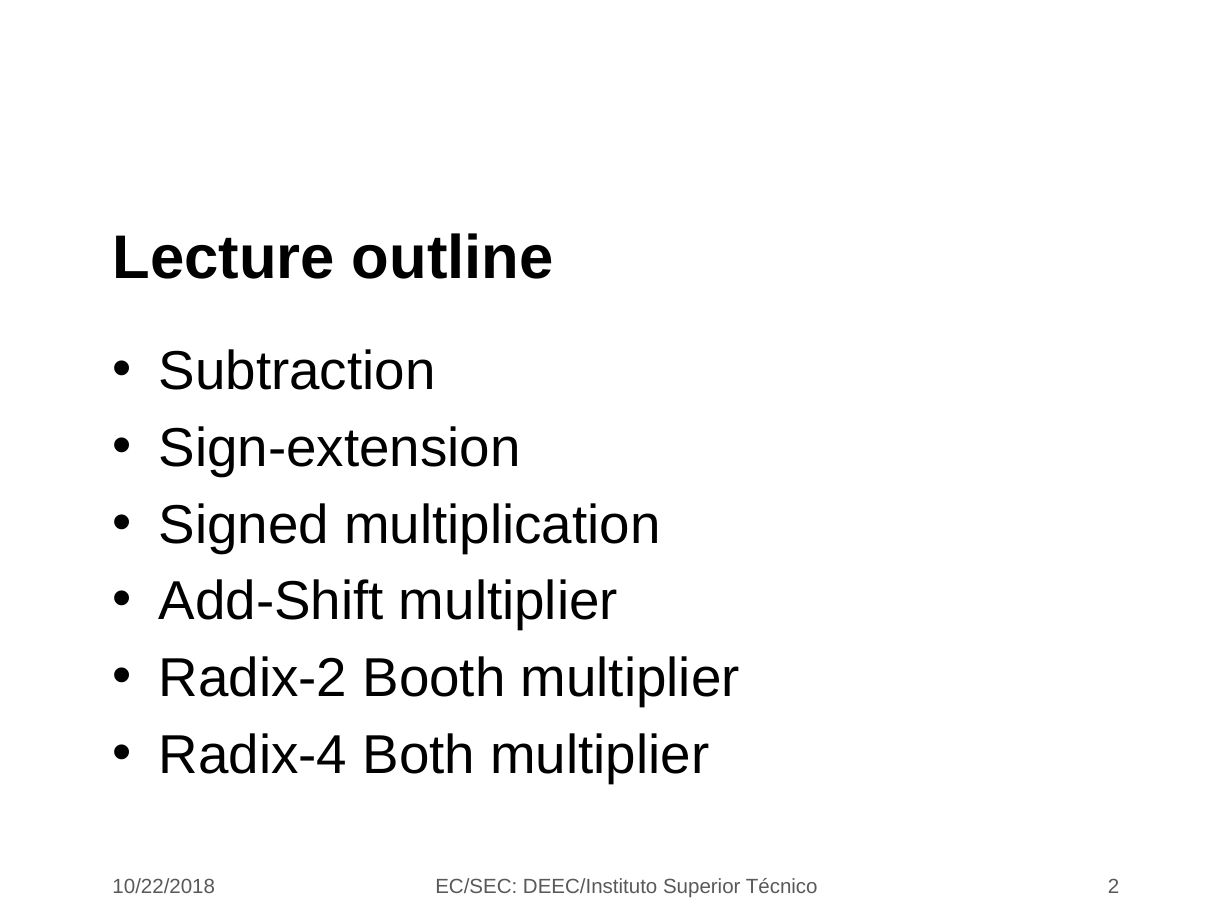
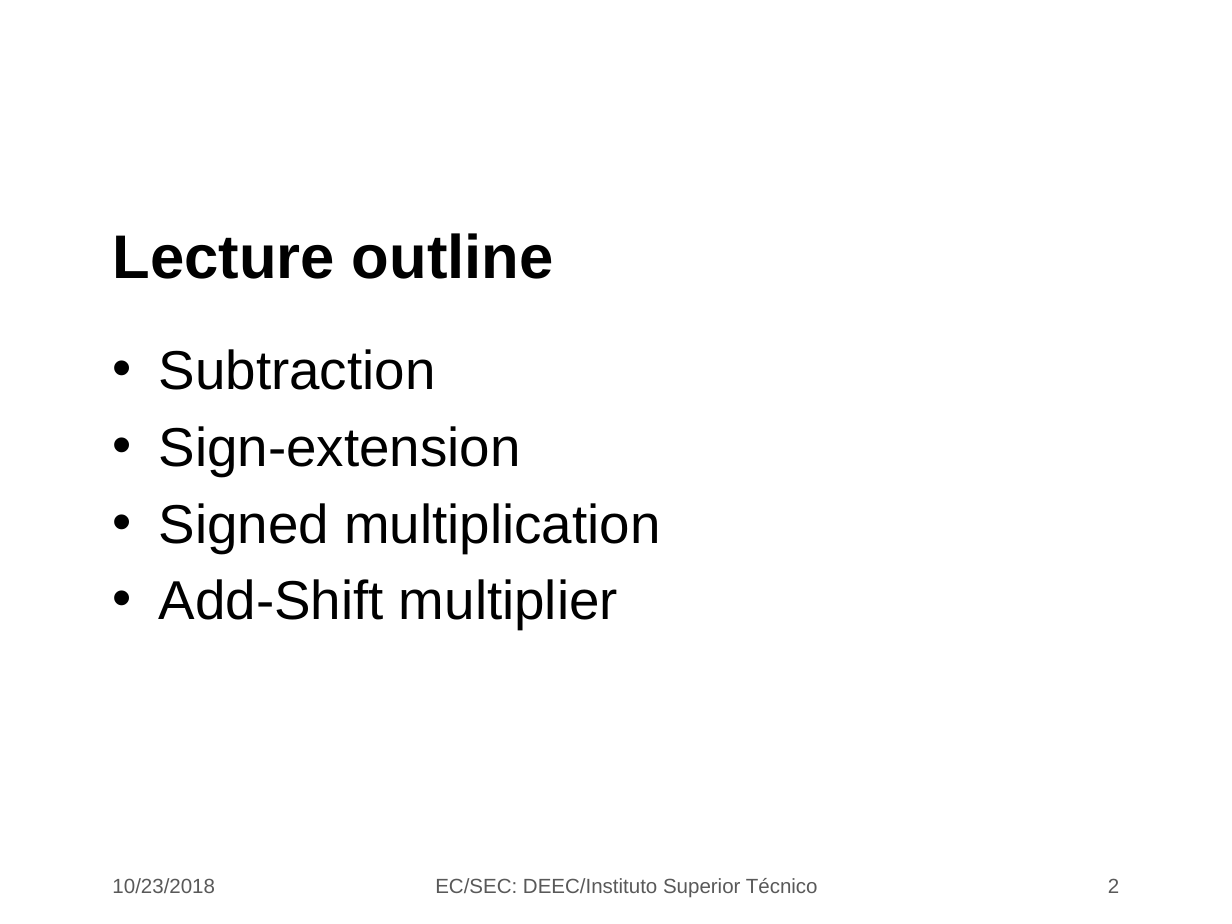
Before and after one commit to jjts/ist-sec, a slide deck: slide 2 of lectures/l11_mults_ii/l11.odp. Drawn at 1232x924 pixels with LibreOffice and Linux fonts; fonts in the diff are those of the drawing; background and template pictures are left out. Boxes give left, top, right and bottom in pixels: in the first picture for what was removed or moved away, otherwise in the second. Text is boxed around its words. In the diff, an @@ line names an element or a change of style, - is before the commit and + after.

```diff
--- a/lectures/l11_mults_ii/l11.odp
+++ b/lectures/l11_mults_ii/l11.odp
@@ text at (x1=159, y1=656, x2=740, y2=783): paragraphs removed @@
-• Radix-2 Booth multiplier
-• Radix-4 Both multiplier
@@ text at (x1=112, y1=878, x2=215, y2=893): text changed @@
-10/22/2018
+10/23/2018
```
Also in this commit, not shown: 10 other slides changed.
